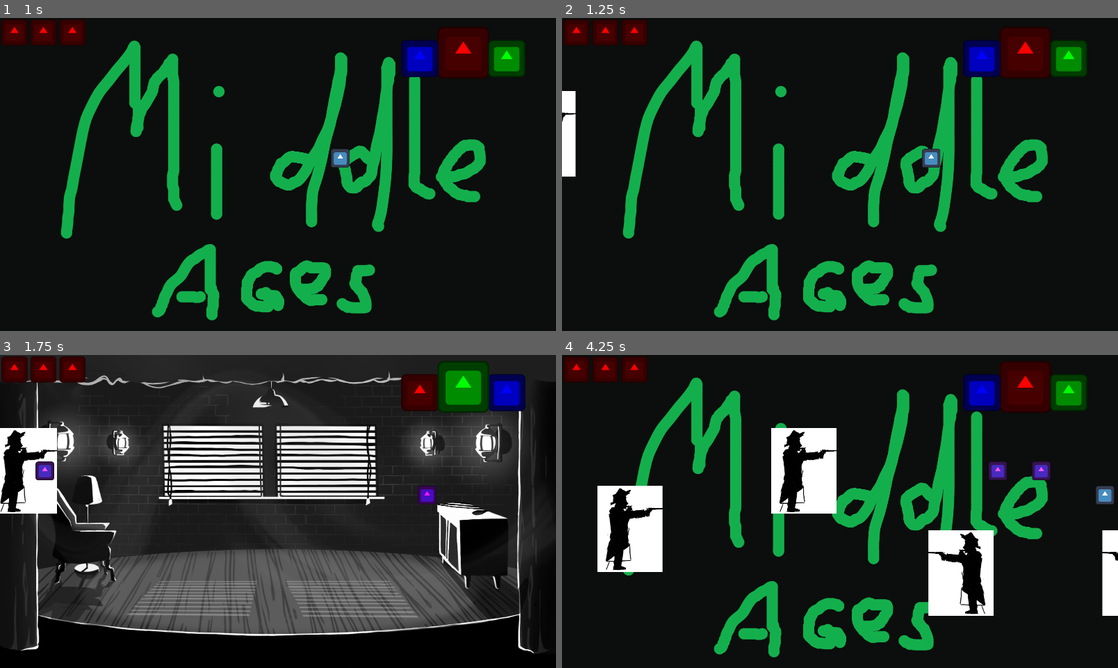
Above: before the commit, frames 1-4 (two rows, left to right).
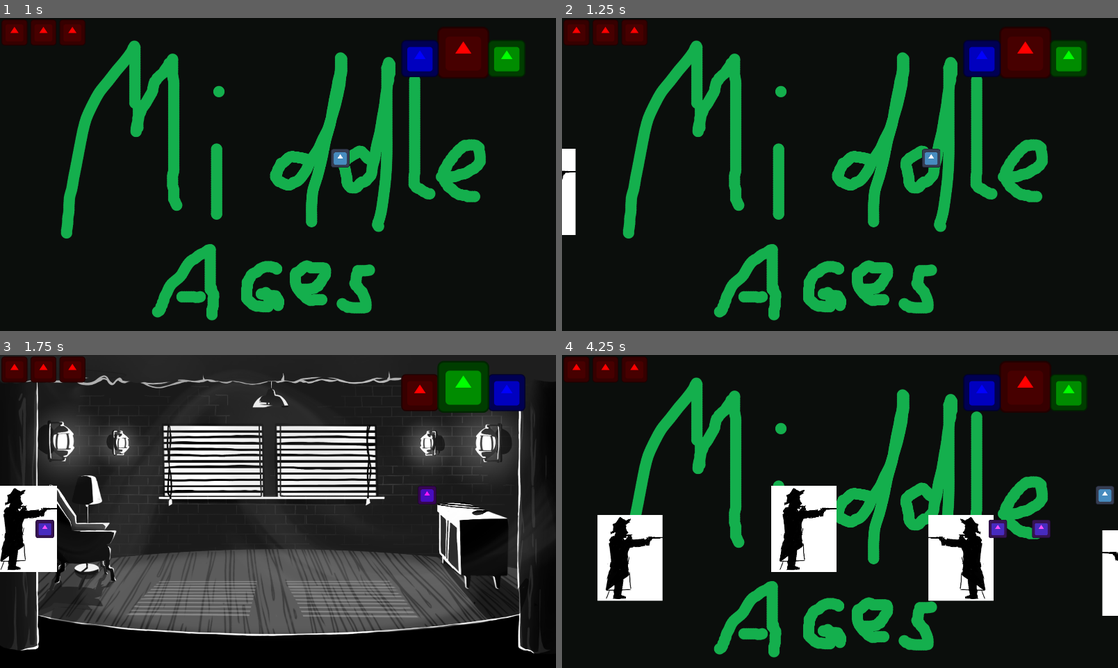
Above: after the commit, the same moments.

Repository: godzilla5hrimp/TheaterJumpShootMan
Game: Godot game, scene res://scenes/main.tscn
The game is run twice, just before and just after one commit, with the same random seed, the same clock (stepped at 60 frames per second) and the same inputs. The engine's default icon, where the game draws it, is replaced by a stand-in: a white triangle on a blue panel in a dark square.
Inputs:
- Up to frame 1 (1 s): tap Enter at 0.5 s; hold Right (moveRight) from 0.53 s (still down); tap P (ReduceUIHearts) at 0.6 s; tap X (SwapMaskForward) at 0.77 s
- Up to frame 2 (1.25 s): keep holding Right (moveRight)
- Up to frame 3 (1.75 s): keep holding Right (moveRight); tap E (change_mask_next) at 1.35 s; tap X (SwapMaskForward) at 1.52 s
- Up to frame 4 (4.25 s): release Right (moveRight) at 2.03 s; hold Left (moveLeft) 2.03-2.78 s; tap Q (change_mask_previous) at 2.1 s; hold Right (moveRight) from 2.78 s (still down); tap M (change_middle_ages) at 2.85 s; tap X (SwapMaskForward) at 3.02, 3.77 s; tap N (change_noire) at 3.6 s

Frame 1 is identical in both runs. In frame 2, 0.9% of the frame differs, in the area x 0-3%, y 23-70%; in frame 3, 3.1%; in frame 4, 8.1%, in the area x 6-88%, y 23-84%.

Commit message:
enemy spawn now fit more to level

Diff:
--- a/mask-game-jam-game/scenes/enemy_spawner.gd
+++ b/mask-game-jam-game/scenes/enemy_spawner.gd
@@ -17,20 +17,24 @@
 		else:
 			enemy.shooter = false
 	var choose_pos = rng.randi_range(0,2)
-	print(choose_pos)
+
 	if left:
 		if choose_pos == 0:
-			enemy.global_position = Vector2(-140.0, 400.0)
+			enemy.global_position = Vector2(-140.0, 600.0)
 		if choose_pos == 1:
-			enemy.global_position = Vector2(-140.0, 600.0)
+			enemy.global_position = Vector2(-140.0, 700.0)
 		if choose_pos == 2:
 			enemy.global_position = Vector2(-140.0, 800.0)
+
 		left = false
 	elif left == false:
-		enemy.global_position = Vector2(2053.0, 800.0)
+		if choose_pos == 0:
+			enemy.global_position = Vector2(2053.0, 600.0)
+		if choose_pos == 1:
+			enemy.global_position = Vector2(2053.0, 700.0)
+		if choose_pos == 2:
+			enemy.global_position = Vector2(2053.0, 800.0)
 		left = true
 	get_tree().root.get_node("Main/LevelManager").add_child(enemy)
-	print(enemy.global_position)
-
 func _on_timer_timeout() -> void:
 	spawn_enemy()
